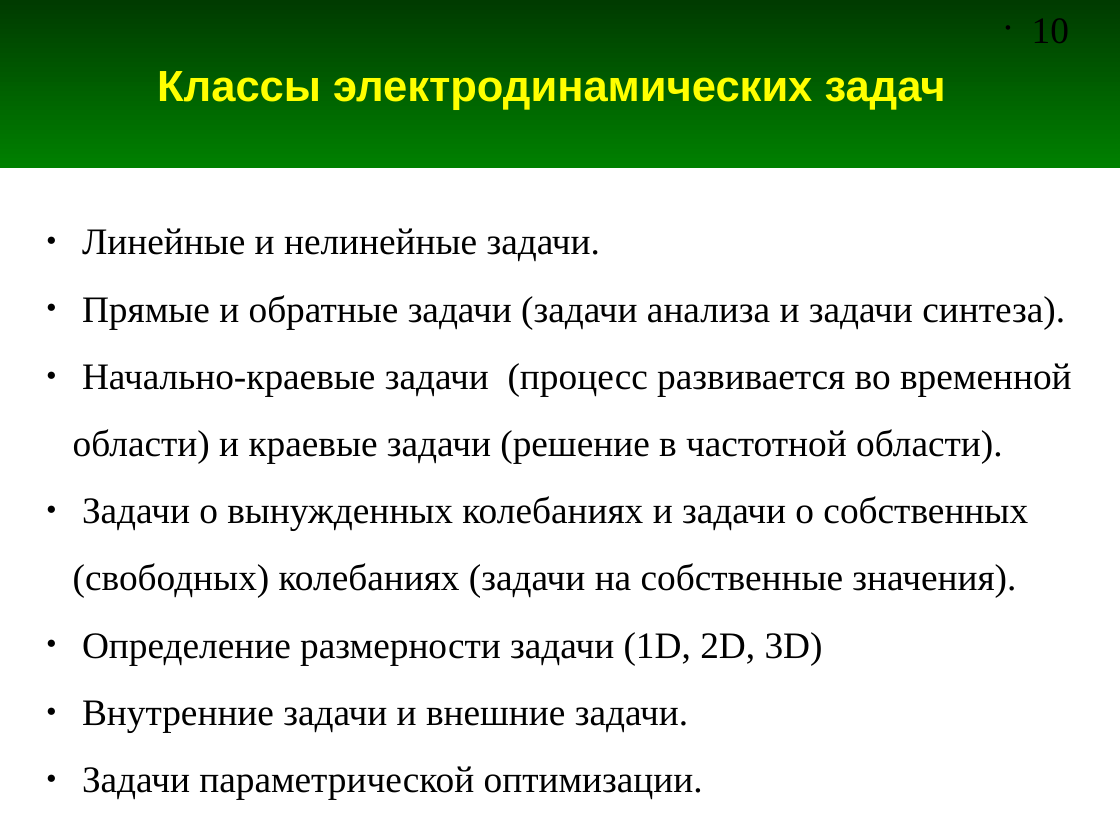
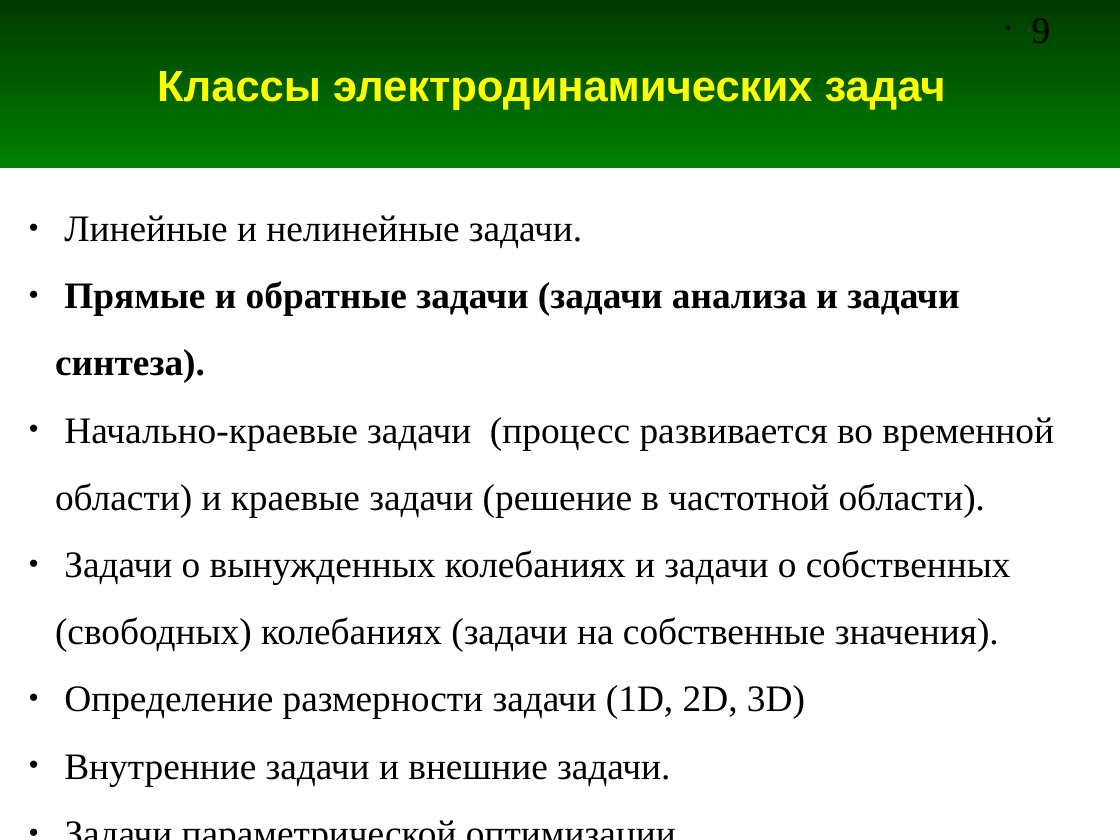
Before and after one commit to andris0147sv/modelling, a slide deck: slide 9 of presentations/1. Problem Statement.odp (slide 10 before the commit). Drawn at 1120x840 pixels with LibreOffice and Linux fonts; fonts in the diff are those of the drawing. Boxes give left, top, right and bottom in pixels: in the first picture for what was removed or moved away, otherwise in the second. Text is boxed around its words. In the diff, an @@ line names an element or a change of style, - is before the commit and + after.

```diff
--- a/presentations/1. Problem Statement.odp
+++ b/presentations/1. Problem Statement.odp
@@ page number at (1032, 18, 1051, 43): text changed @@
-• 10
+• 9
@@ text "Линейные и нелинейные задачи.": place and size @@
-text "Линейные и нелинейные задачи." at (73, 228, 1072, 799)
+text "Линейные и нелинейные задачи." at (55, 215, 1054, 786)
@@ text at (55, 281, 959, 383): bold on in "Прямые и обратные задачи (задачи анализа и ..." @@
```
Also in this commit, not shown: 10 other slides changed, 8 slides added, 1 other file.
